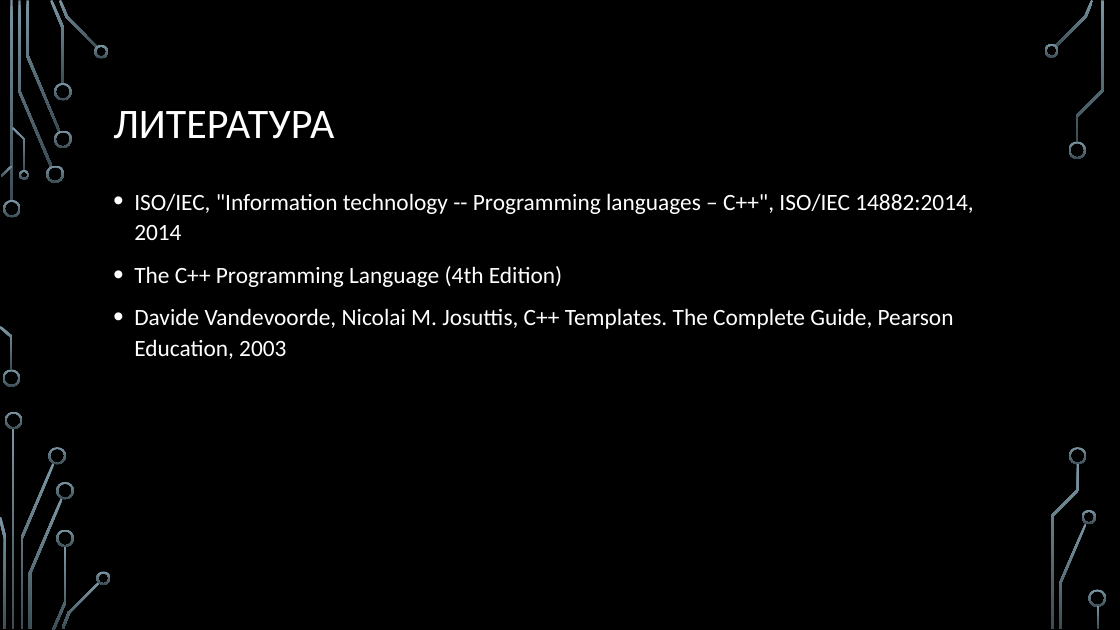
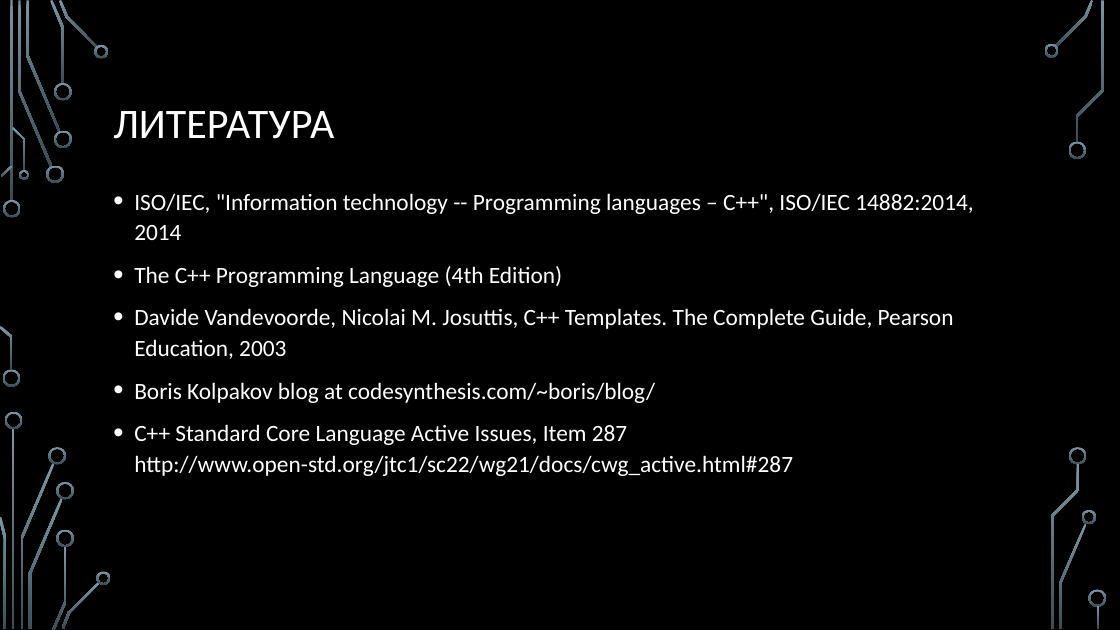
Before and after one commit to MIPT-ILab/cpp-lects-rus, a slide deck: slide 62 of slides/lec2-8-sfinae.pptx (slide 31 before the commit). Drawn at 1120x630 pixels with LibreOffice and Linux fonts; fonts in the diff are those of the drawing; background and template pictures are left out. Boxes give left, top, right and bottom in pixels: in the first picture for what was removed or moved away, otherwise in the second. Text is boxed around its words. In the diff, an @@ line names an element or a change of style, - is before the commit and + after.

```diff
--- a/slides/lec2-8-sfinae.pptx
+++ b/slides/lec2-8-sfinae.pptx
@@ text at (134, 382, 793, 476): paragraphs added @@
+• Boris Kolpakov blog at codesynthesis.com/~boris/blog/
+• C++ Standard Core Language Active Issues, Item 287
+  http://www.open-std.org/jtc1/sc22/wg21/docs/cwg_active.html#287
```
Also in this commit, not shown: 10 other slides changed, 31 slides added, 2 slides removed, 14 other files.
